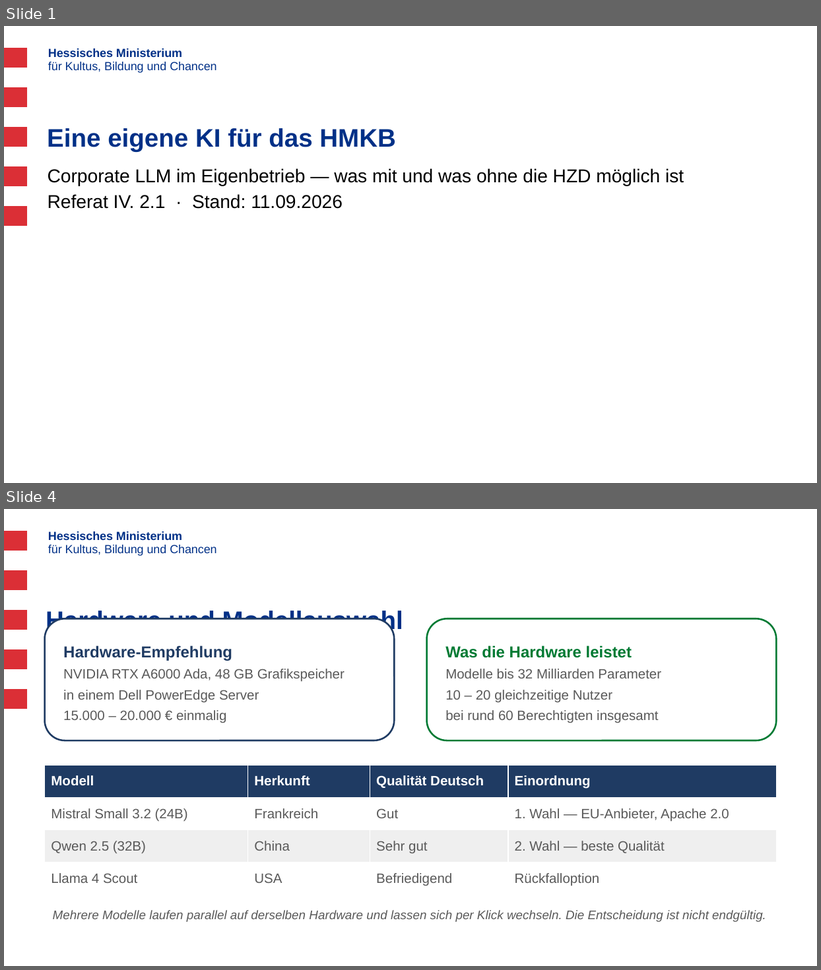
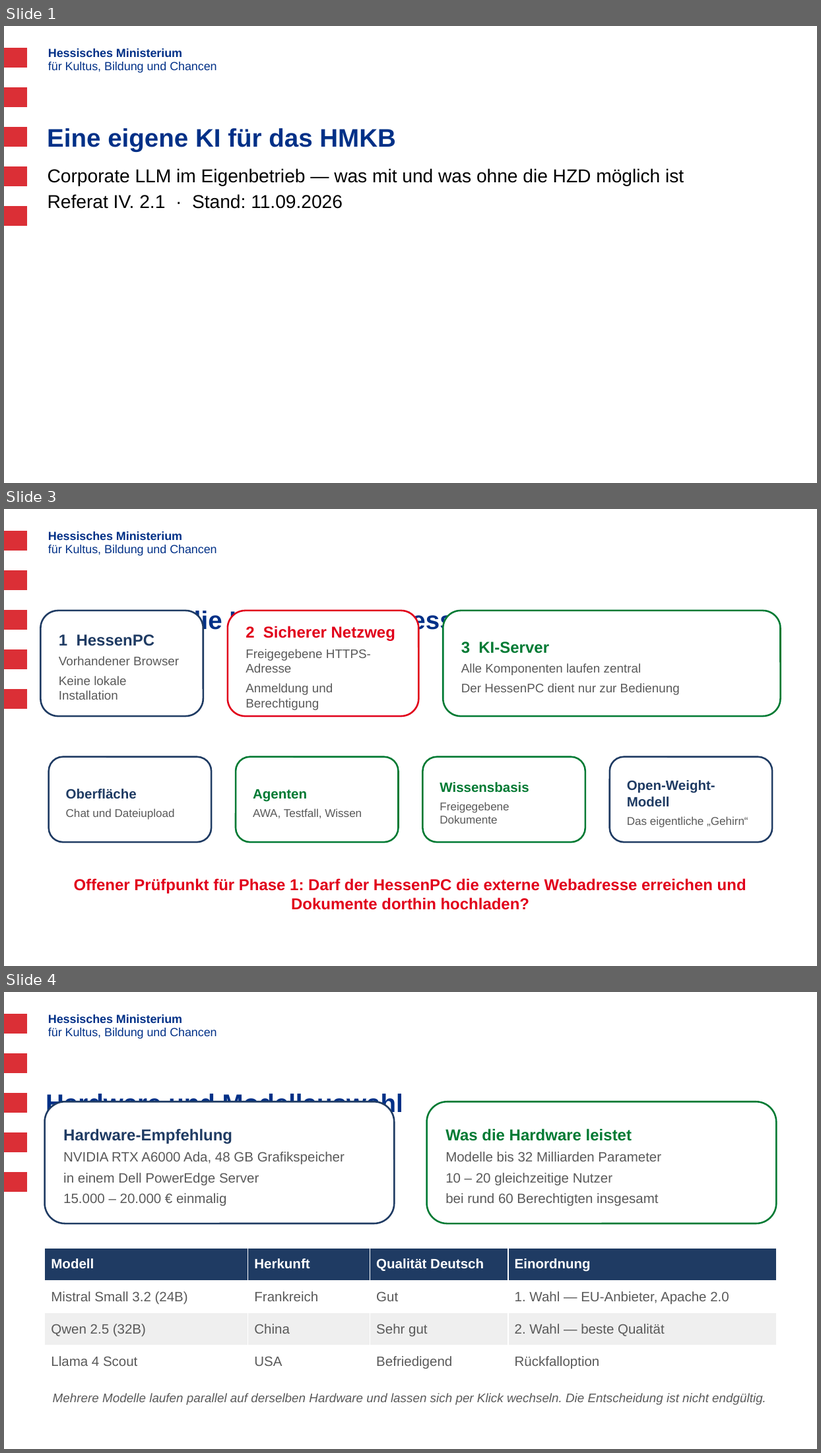
Before and after one commit to Soblissa/ila, a slide deck: Anforderungen an eine Corporate LLM/Corporate_LLM_HMKB_Praesentation.pptx. Shown one above the other, each under a label of ours: slides 1 and 4 before the commit, slides 1, 3 and 4 after it; the slides between them are not shown. The pictures are 821x970 and 821x1453 pixels, drawn with LibreOffice and Linux fonts; fonts in the diff are those of the drawing; background and template pictures are left out. Boxes give left, top, right and bottom in pixels: in the first picture for what was removed or moved away, otherwise in the second. Text is boxed around its words. In the diff, an @@ line names an element or a change of style, - is before the commit and + after.

Commit message:
Corporate-LLM-Präsentation um HessenPC-Zugang ergänzen

```diff
--- a/Anforderungen an eine Corporate LLM/Corporate_LLM_HMKB_Praesentation.pptx
+++ b/Anforderungen an eine Corporate LLM/Corporate_LLM_HMKB_Praesentation.pptx
@@ slide 3 added at [4,509,817,966], background #FFFFFF; not listed: 6 template elements that a slide beside it also shows @@
@@ rounded rectangle added at [40,611,203,716], fill #FFFFFF, outline #1F3B63 1.5 pt, 11 pt, text #595959 @@
+1 HessenPC
+Vorhandener Browser
+Keine lokale Installation
@@ title added at [46,609,519,634], 22.5 pt, text #003087, bold @@
+So erreicht die Keller-KI den HessenPC
@@ rounded rectangle added at [228,611,418,716], fill #FFFFFF, outline #E1001A 1.5 pt, 11 pt, text #595959 @@
+2 Sicherer Netzweg
+Freigegebene HTTPS-Adresse
+Anmeldung und Berechtigung
@@ rounded rectangle added at [443,611,781,716], fill #FFFFFF, outline #007A33 1.5 pt, 11 pt, text #595959 @@
+3 KI-Server
+Alle Komponenten laufen zentral
+Der HessenPC dient nur zur Bedienung
@@ rounded rectangle added at [49,757,211,842], fill #FFFFFF, outline #1F3B63 1.5 pt, 10 pt, text #595959 @@
+Oberfläche
+Chat und Dateiupload
@@ rounded rectangle added at [236,757,399,842], fill #FFFFFF, outline #007A33 1.5 pt, 10 pt, text #595959 @@
+Agenten
+AWA, Testfall, Wissen
@@ rounded rectangle added at [422,757,585,842], fill #FFFFFF, outline #007A33 1.5 pt, 10 pt, text #595959 @@
+Wissensbasis
+Freigegebene Dokumente
@@ rounded rectangle added at [610,757,772,842], fill #FFFFFF, outline #1F3B63 1.5 pt, 10 pt, text #595959 @@
+Open-Weight-Modell
+Das eigentliche „Gehirn“
@@ text added at [74,879,746,910], 14 pt, text #E1001A, bold @@
+Offener Prüfpunkt für Phase 1: Darf der HessenPC die externe Webadresse erreichen und Dokumente dorthin hochladen?
```
Also in this commit, not shown: 4 slides changed, 1 slide removed, 2 other files.
